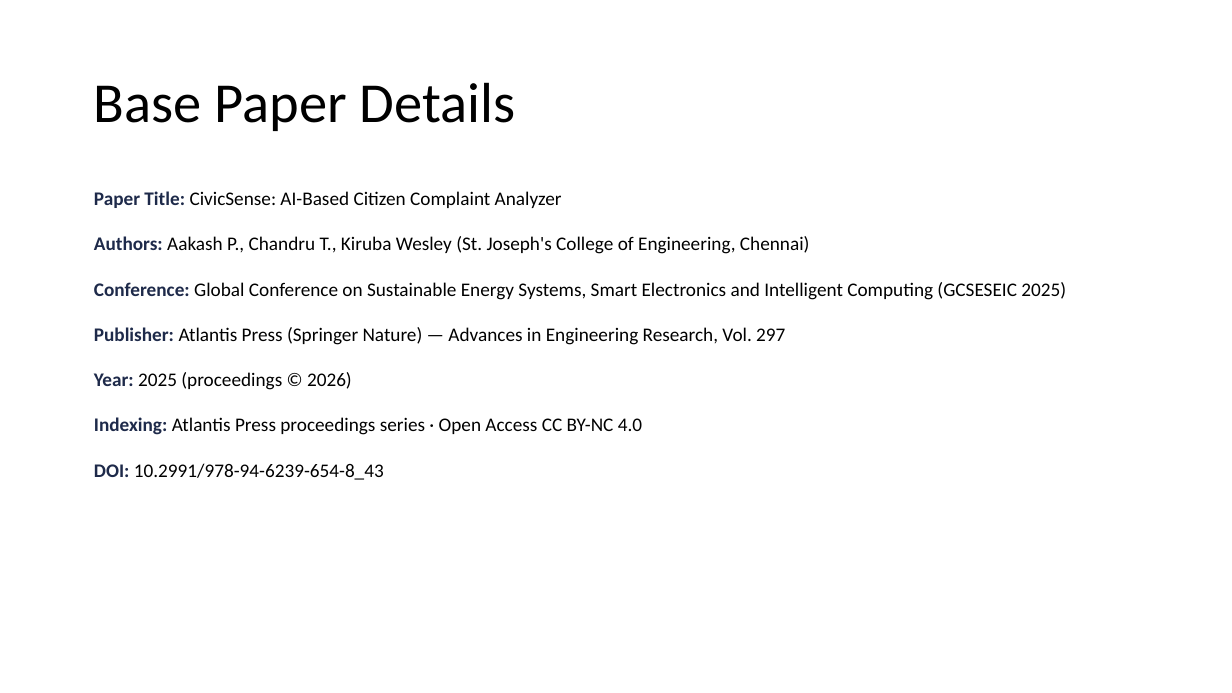
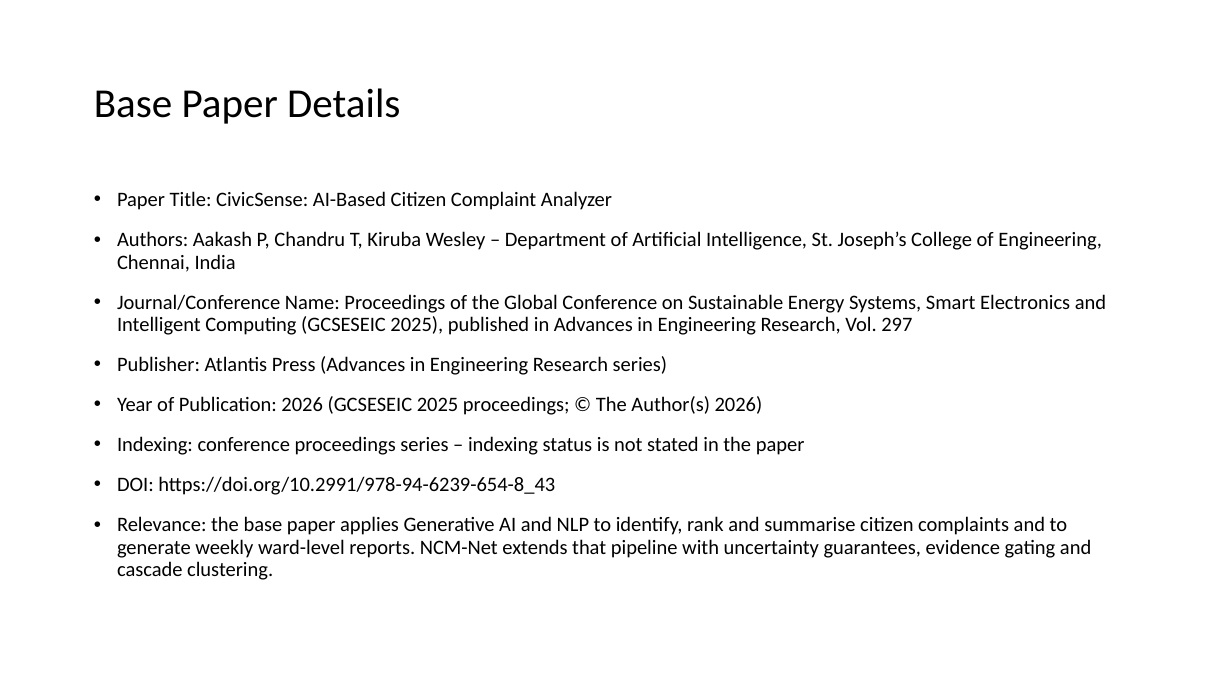
Before and after one commit to Mudit021/CivicSense-AI-Based-Citizen-Complaint-Analyzer, a slide deck: slide 6 of Project_Presentation.pptx. Drawn at 1232x693 pixels with LibreOffice and Linux fonts; fonts in the diff are those of the drawing. Boxes give left, top, right and bottom in pixels: in the first picture for what was removed or moved away, otherwise in the second. Text is boxed around its words. In the diff, an @@ line names an element or a change of style, - is before the commit and + after.

```diff
--- a/Project_Presentation.pptx
+++ b/Project_Presentation.pptx
@@ title "Base Paper Details" at (94,88,400,124): size 44 to 32 pt @@
@@ text at (117,191,612,210): size 15 to 16 pt in "Paper Title: CivicSense: AI-Based Citizen Complaint Analyzer"; text colour #1E2A4A to #000000, bold off in "Paper Title:"; bullet none to •; less space between paragraphs @@
@@ text at (117,231,1106,580): text changed; size 15 to 16 pt @@
-Authors: Aakash P., Chandru T., Kiruba Wesley (St. Joseph's College of Engineering, Chennai)
-Conference: Global Conference on Sustainable Energy Systems, Smart Electronics and Intelligent Computing (GCSESEIC 2025)
-Publisher: Atlantis Press (Springer Nature) — Advances in Engineering Research, Vol. 297
-Year: 2025 (proceedings © 2026)
-Indexing: Atlantis Press proceedings series · Open Access CC BY-NC 4.0
-DOI: 10.2991/978-94-6239-654-8_43
+• Authors: Aakash P, Chandru T, Kiruba Wesley – Department of Artificial Intelligence, St. Joseph’s College of Engineering, Chennai, India
+• Journal/Conference Name: Proceedings of the Global Conference on Sustainable Energy Systems, Smart Electronics and Intelligent Computing (GCSESEIC 2025), published in Advances in Engineering Research, Vol. 297
+• Publisher: Atlantis Press (Advances in Engineering Research series)
+• Year of Publication: 2026 (GCSESEIC 2025 proceedings; © The Author(s) 2026)
+• Indexing: conference proceedings series – indexing status is not stated in the paper
+• DOI: https://doi.org/10.2991/978-94-6239-654-8_43
+• Relevance: the base paper applies Generative AI and NLP to identify, rank and summarise citizen complaints and to generate weekly ward-level reports. NCM-Net extends that pipeline with uncertainty guarantees, evidence gating and cascade clustering.
```
Also in this commit, not shown: 7 other slides changed, 5 slides added, 4 slides removed, 28 other files.
